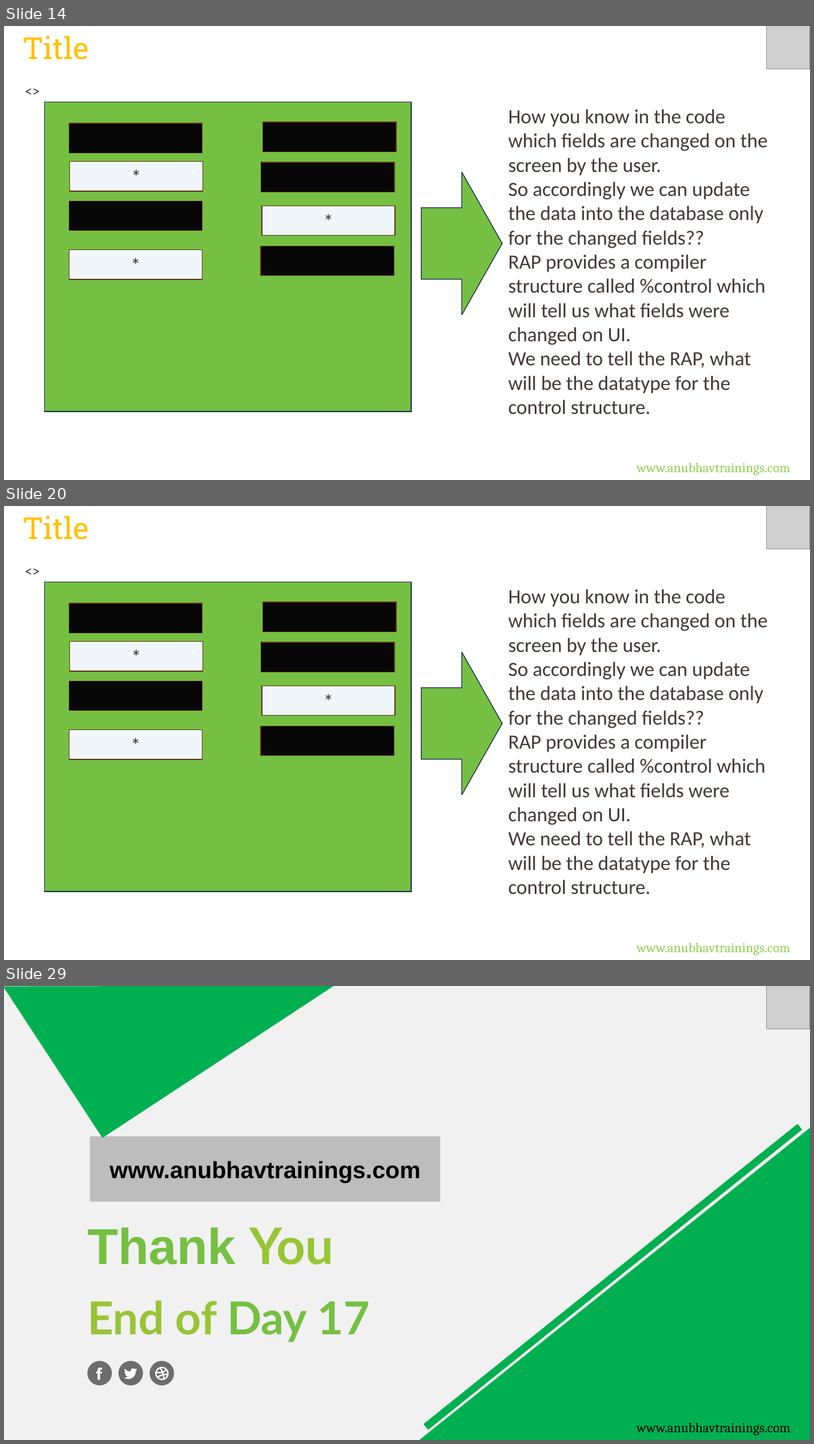
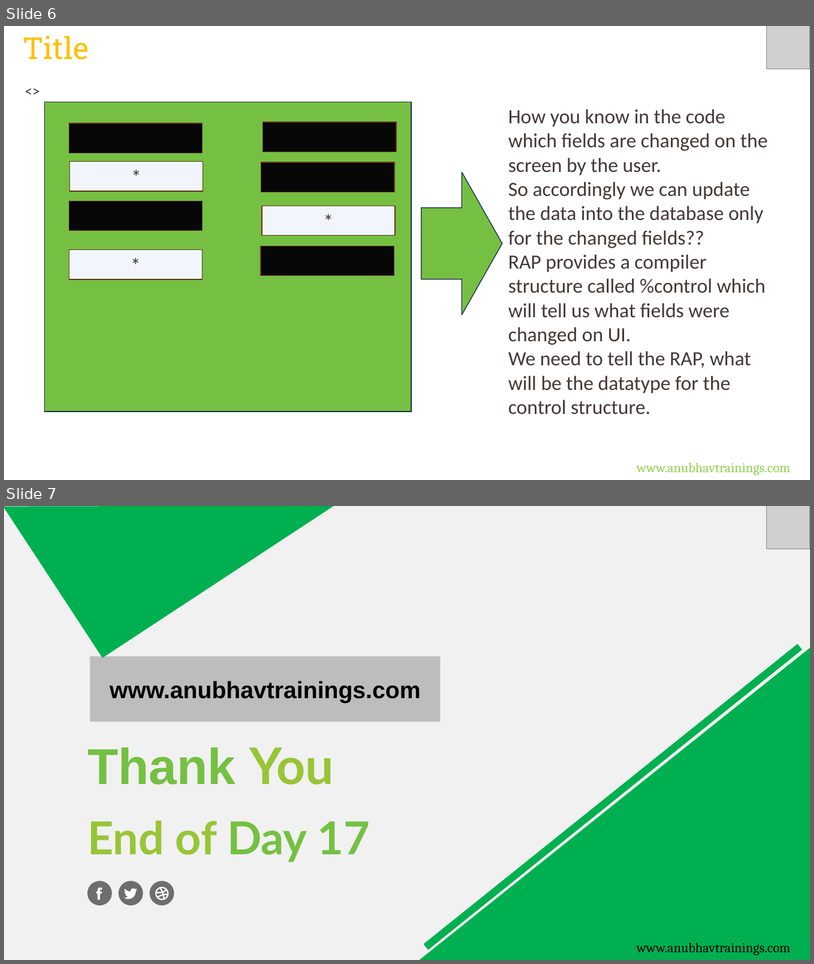
Before and after one commit to soyuztechnologies/CDS_AMDP_RAP_Training_60H, a slide deck: Day 17/DAY-17.pptx. Shown one above the other, each under a label of ours: slides 14, 20 and 29 before the commit, slides 6 and 7 after it; the slides between them are not shown. The pictures are 814x1444 and 814x964 pixels, drawn with LibreOffice and Linux fonts; fonts in the diff are those of the drawing; grey boxes stand for pictures. Boxes give left, top, right and bottom in pixels: in the first picture for what was removed or moved away, otherwise in the second. Text is boxed around its words. In the diff, an @@ line names an element or a change of style, - is before the commit and + after.

Commit message:
Auto bot updater CDS_AMDP_RAP_Training_60H Course

```diff
--- a/Day 17/DAY-17.pptx
+++ b/Day 17/DAY-17.pptx
@@ slide 20 removed at box(4, 506, 810, 960), background #FFFFFF @@
@@ text removed at box(23, 516, 89, 540) @@
-Title
@@ picture removed at box(767, 506, 810, 549) @@
@@ text removed at box(19, 558, 800, 582) @@
-<>
@@ rectangle removed at box(45, 582, 411, 891) @@
@@ text removed at box(509, 589, 768, 894) @@
-How you know in the code which fields are changed on the screen by the user.
-So accordingly we can update the data into the database only for the changed fields??
-RAP provides a compiler structure called %control which will tell us what fields were changed on UI.
-We need to tell the RAP, what will be the datatype for the control structure.
@@ rectangle removed at box(69, 603, 202, 633) @@
@@ rectangle removed at box(263, 602, 396, 632) @@
@@ rectangle removed at box(69, 642, 203, 671) @@
-*
@@ rectangle removed at box(261, 642, 394, 672) @@
@@ right arrow removed at box(422, 652, 503, 795) @@
@@ rectangle removed at box(69, 681, 202, 711) @@
@@ rectangle removed at box(262, 685, 395, 715) @@
-*
@@ rectangle removed at box(69, 730, 202, 759) @@
-*
@@ rectangle removed at box(260, 726, 393, 756) @@
@@ text removed at box(637, 942, 791, 955) @@
-www.anubhavtrainings.com
@@ what was slide 14 is now slide 6 @@
@@ what was slide 29 is now slide 7 @@
```
Also in this commit, not shown: 1 slide changed, 21 other slides removed, 5 other files.
